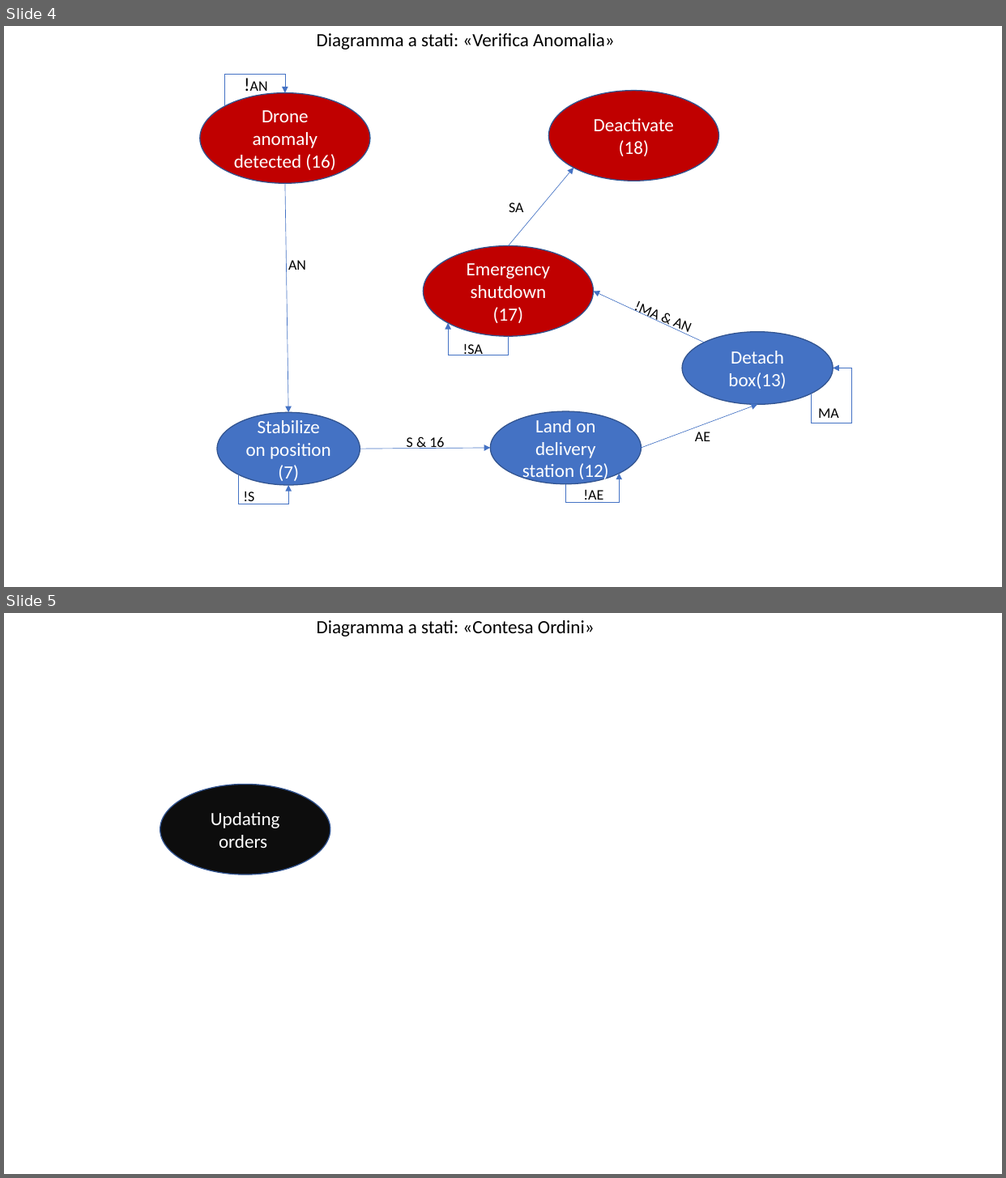
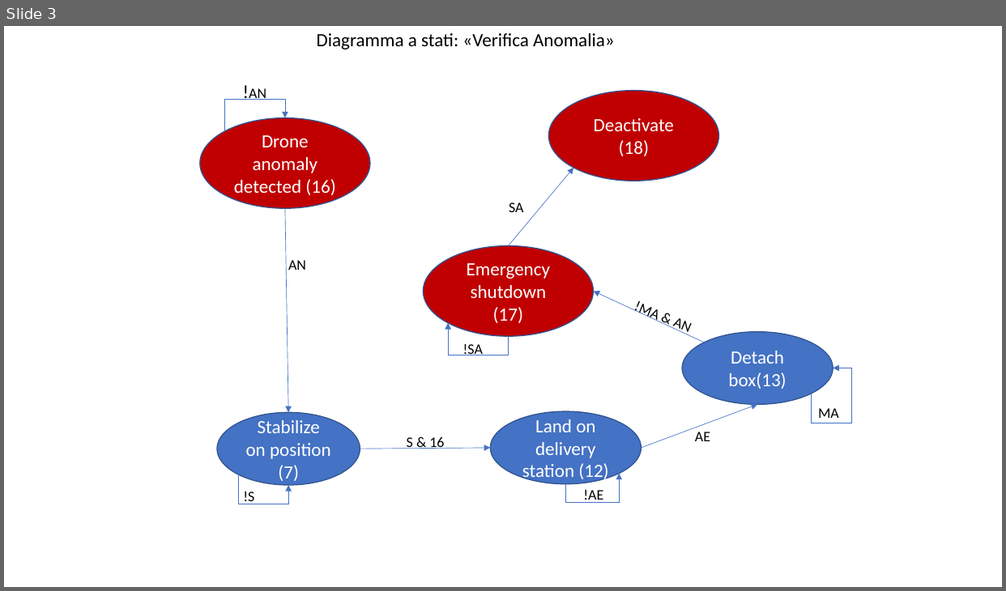
Before and after one commit to AndreaVaiuso/progetto_robotica, a slide deck: docs/diagram.pptx. Shown one above the other, each under a label of ours: slides 4 and 5 before the commit, slide 3 after it. The pictures are 1006x1178 and 1006x591 pixels, drawn with LibreOffice and Linux fonts; fonts in the diff are those of the drawing. Boxes give left, top, right and bottom in pixels: in the first picture for what was removed or moved away, otherwise in the second. Text is boxed around its words. In the diff, an @@ line names an element or a change of style, - is before the commit and + after.

Commit message:
Finiti diagrammi a stati

```diff
--- a/docs/diagram.pptx
+++ b/docs/diagram.pptx
@@ slide 5 removed at box(4, 613, 1002, 1174), background #FFFFFF @@
@@ text removed at box(317, 620, 594, 636) @@
-Diagramma a stati: «Contesa Ordini»
@@ ellipse removed at box(160, 785, 330, 875) @@
-Updating orders
@@ what was slide 4 is now slide 3 @@
@@ slide 3 changed as well @@
@@ text "!AN": place and size @@
-text "!AN" at box(250, 81, 268, 95)
+text "!AN" at box(249, 88, 266, 100)
@@ ellipse "Drone anomaly detected (16)": place and size @@
-ellipse "Drone anomaly detected (16)" at box(200, 92, 370, 183)
+ellipse "Drone anomaly detected (16)" at box(200, 118, 370, 209)
@@ elbow arrow moved from (225, 106) - (285, 92) to (225, 131) - (285, 118) @@
@@ arrow moved from (285, 183) - (288, 413) to (285, 209) - (288, 413) @@
```
Also in this commit, not shown: 2 other slides changed, 1 other slide removed, 1 other file.
